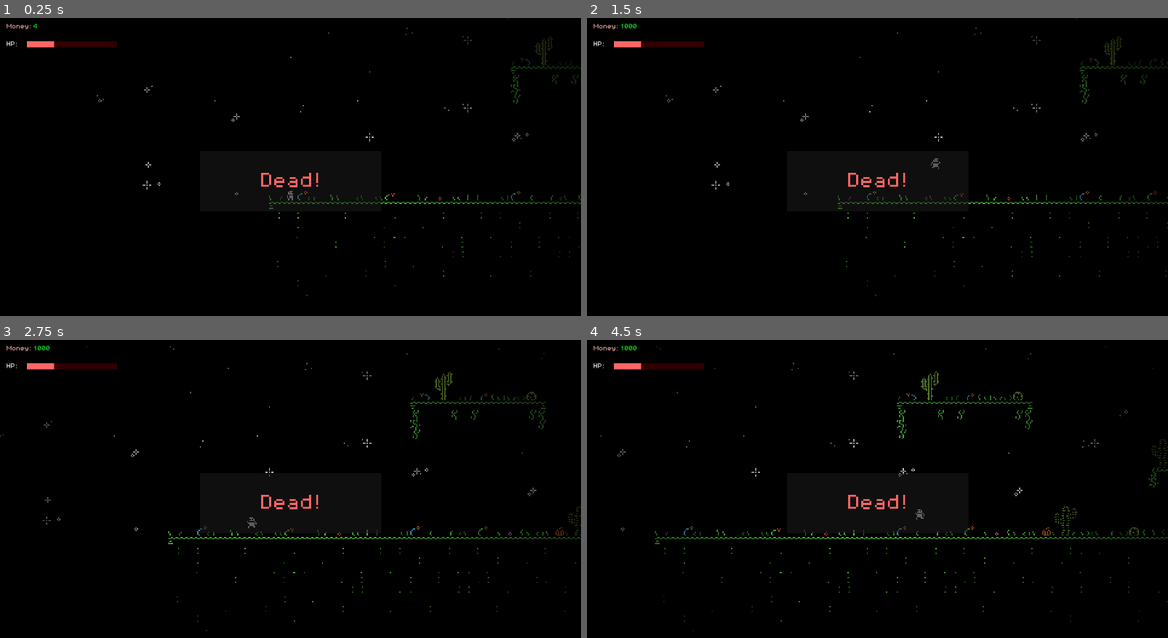
Above: before the commit, frames 1-4 (two rows, left to right).
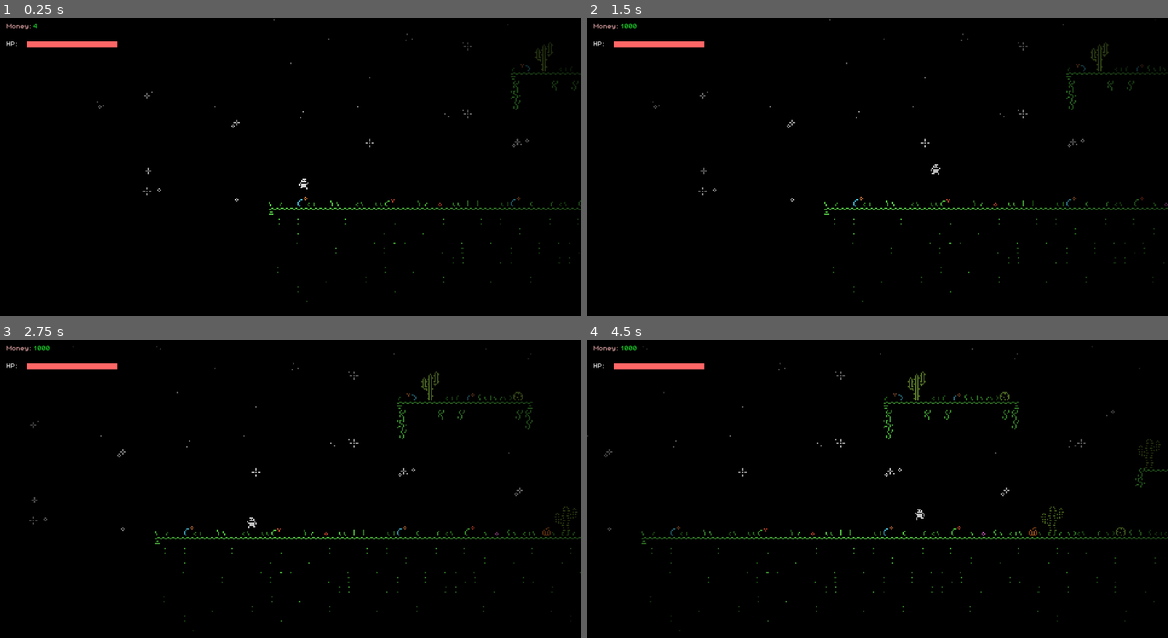
Above: after the commit, the same moments.

Repository: garf/godot-2d-game-template
Game: Godot game, scene res://game/main.tscn
Two runs of this game, one before a commit and one after it. Both use one fixed random seed, a clock stepped at 60 frames per second and the inputs below.
Inputs:
- Up to frame 1 (0.25 s): no input
- Up to frame 2 (1.5 s): tap Enter at 0.5 s; hold Ctrl (crouch) 0.53-1.28 s; hold D (walk_right) from 0.53 s (still down); tap Space (jump) at 0.77, 0.8, 1.07, 1.35 s
- Up to frame 3 (2.75 s): tap Space (jump) at 1.52, 1.82, 2.3 s; tap Ctrl (crouch) at 1.55 s; release D (walk_right) at 2.03 s; hold A (walk_left) from 2.03 s (still down); hold Ctrl (crouch) from 2.03 s (still down)
- Up to frame 4 (4.5 s): release A (walk_left) at 2.78 s; release Ctrl (crouch) at 2.78 s; hold D (walk_right) 2.78-4.28 s; tap Ctrl (crouch) at 2.85, 4.35 s; tap Space (jump) at 3.02, 3.32, 3.6, 3.77, 4.07 s; tap F1 (restart) at 4.15 s; hold A (walk_left) from 4.28 s (still down)

The runs differ from the first frame. In frame 1, 1.7% of the frame differs, in the area x 9-100%, y 0-96%; in frame 2, 2.1%; in frame 3, 2.3%; in frame 4, 2.7%, in the area x 0-100%, y 2-98%.

Commit message:
feat: player vitals

Diff:
--- a/game/components/hp/hp_comp.gd
+++ b/game/components/hp/hp_comp.gd
@@ -1,49 +1,41 @@
 class_name HpComp extends Node
 
 signal hp_depleted
-signal hp_changed
+signal hp_changed(current_hp: float, old_hp: float)
 
 @export var max_hp: float = 4.0: set = set_max_hp
 @export var hp: float = 4.0: set = set_hp
 
 
 func deal_damage(amount: float) -> float:
-	var old_value = hp
-	hp -= amount
-	hp_changed.emit(hp, old_value)
-	if hp <= 0.0:
-		hp_depleted.emit()
-
+	set_hp(hp - amount)
 	return hp
 
 
 func heal(amount: float) -> float:
-	var old_value = hp
-	hp += amount
-	hp = min(hp, max_hp)
-	hp_changed.emit(hp, old_value)
+	set_hp(hp + amount)
 	return hp
 
 
 func heal_full() -> float:
-	var old_value = hp
-	hp = max_hp
-	hp_changed.emit(hp, old_value)
+	set_hp(max_hp)
 	return hp
 
 
 func set_max_hp(amount: float) -> void:
-	var old_value = hp
-	max_hp = amount
-	hp = min(hp, amount)
+	var old_value: float = hp
+	max_hp = maxf(amount, 0.0)
+	hp = clampf(hp, 0.0, max_hp)
 	hp_changed.emit(hp, old_value)
+	if old_value > 0.0 and hp <= 0.0:
+		hp_depleted.emit()
 
 
 func set_hp(amount: float) -> void:
-	var old_value = hp
-	hp = min(max_hp, amount)
+	var old_value: float = hp
+	hp = clampf(amount, 0.0, max_hp)
 	hp_changed.emit(hp, old_value)
-	if hp <= 0.0:
+	if old_value > 0.0 and hp <= 0.0:
 		hp_depleted.emit()
 
 
--- a/game/entities/characters/player/player.gd
+++ b/game/entities/characters/player/player.gd
@@ -8,6 +8,20 @@
 
 @onready var _sprite: AnimatedSprite2D = $PlayerSprites
 @onready var _movement_controller: PlayerMovementController = $MovementController
+@onready var _vitals_controller: PlayerVitalsController = $VitalsController
+@onready var _camera: Camera2D = $Camera2D
+
+
+func _enter_tree() -> void:
+	Events.PLAYER_died.connect(_on_player_died)
+	Events.PLAYER_respawned.connect(_on_player_respawned)
+
+
+func _exit_tree() -> void:
+	if Events.PLAYER_died.is_connected(_on_player_died):
+		Events.PLAYER_died.disconnect(_on_player_died)
+	if Events.PLAYER_respawned.is_connected(_on_player_respawned):
+		Events.PLAYER_respawned.disconnect(_on_player_respawned)
 
 
 func _ready() -> void:
@@ -17,6 +31,9 @@
 
 func _physics_process(delta: float) -> void:
 	_movement_controller.physics_update(delta)
+	if is_dead():
+		return
+
 	_update_animation()
 
 
@@ -38,6 +55,26 @@
 
 func get_facing_direction() -> Vector2:
 	return facing_direction
+
+
+func receive_damage(amount: float) -> float:
+	return _vitals_controller.receive_damage(amount)
+
+
+func die() -> void:
+	_vitals_controller.die()
+
+
+func respawn(global_position: Vector2) -> void:
+	_vitals_controller.respawn(global_position)
+
+
+func is_alive() -> bool:
+	return _vitals_controller.is_alive()
+
+
+func is_dead() -> bool:
+	return _vitals_controller.is_dead()
 
 
 func _sync_facing_visuals() -> void:
@@ -62,3 +99,25 @@
 		return
 
 	_sprite.play(animation)
+
+
+func _stop_camera_following() -> void:
+	var camera_global_position: Vector2 = _camera.global_position
+	_camera.top_level = true
+	_camera.global_position = camera_global_position
+
+
+func _restore_camera_following() -> void:
+	_camera.top_level = false
+	_camera.position = Vector2.ZERO
+
+
+func _on_player_died() -> void:
+	_play_animation(&"death_right")
+	_stop_camera_following()
+
+
+func _on_player_respawned(_global_position: Vector2) -> void:
+	_restore_camera_following()
+	_sync_facing_visuals()
+	_play_animation(&"idle_right")
--- a/game/entities/characters/player/player.tscn
+++ b/game/entities/characters/player/player.tscn
@@ -3,6 +3,8 @@
 [ext_resource type="Script" uid="uid://dsiv7tspf2eel" path="res://game/entities/characters/player/player.gd" id="1_ruxbf"]
 [ext_resource type="Texture2D" uid="uid://m4ubf65w3du2" path="res://assets/art/Heroes-Medium.png" id="2_cetcc"]
 [ext_resource type="Script" path="res://game/entities/characters/player/player_movement_controller.gd" id="3_8es8j"]
+[ext_resource type="Script" path="res://game/entities/characters/player/player_vitals_controller.gd" id="4_vitals"]
+[ext_resource type="Script" path="res://game/components/hp/hp_comp.gd" id="5_hp"]
 
 [sub_resource type="AtlasTexture" id="AtlasTexture_tmnli"]
 atlas = ExtResource("2_cetcc")
@@ -157,6 +159,12 @@
 [node name="MovementController" type="Node" parent="."]
 script = ExtResource("3_8es8j")
 
+[node name="VitalsController" type="Node" parent="."]
+script = ExtResource("4_vitals")
+
+[node name="HpComp" type="Node" parent="VitalsController"]
+script = ExtResource("5_hp")
+
 [node name="CollisionShape2D" type="CollisionShape2D" parent="." unique_id=1979362243]
 position = Vector2(0, -3)
 shape = SubResource("CircleShape2D_gmir5")
--- a/game/entities/characters/player/player_movement_controller.gd
+++ b/game/entities/characters/player/player_movement_controller.gd
@@ -35,6 +35,13 @@
 
 
 func physics_update(delta: float) -> void:
+	if _player.is_dead():
+		_clear_control_state()
+		_apply_gravity(delta)
+		_player.move_and_slide()
+		_was_on_floor = _player.is_on_floor()
+		return
+
 	var input_axis: float = Input.get_axis("walk_left", "walk_right")
 	var on_floor: bool = _player.is_on_floor()
 	var just_landed: bool = on_floor and not _was_on_floor
@@ -185,3 +192,11 @@
 func _stop_slide() -> void:
 	_sliding = false
 	_slide_timer = 0.0
+
+
+func _clear_control_state() -> void:
+	_crouching = false
+	_stop_slide()
+	_coyote_timer = 0.0
+	_jump_buffer_timer = 0.0
+	_remaining_air_jumps = 0
--- /dev/null
+++ b/game/entities/characters/player/player_vitals_controller.gd
@@ -0,0 +1,92 @@
+class_name PlayerVitalsController extends Node
+
+enum State { ALIVE, DEAD }
+
+var state: State = State.ALIVE
+
+@onready var _player: Player = get_parent() as Player
+@onready var _hp_comp: HpComp = $HpComp
+
+
+func _enter_tree() -> void:
+	Events.PLAYER_death_requested.connect(_on_death_requested)
+	Events.PLAYER_respawn_requested.connect(_on_respawn_requested)
+	Events.VIEW_view_loaded.connect(_on_view_loaded)
+
+
+func _ready() -> void:
+	_hp_comp.hp_changed.connect(_on_hp_changed)
+	_hp_comp.hp_depleted.connect(_on_hp_depleted)
+
+
+func _exit_tree() -> void:
+	if Events.PLAYER_death_requested.is_connected(_on_death_requested):
+		Events.PLAYER_death_requested.disconnect(_on_death_requested)
+	if Events.PLAYER_respawn_requested.is_connected(_on_respawn_requested):
+		Events.PLAYER_respawn_requested.disconnect(_on_respawn_requested)
+	if Events.VIEW_view_loaded.is_connected(_on_view_loaded):
+		Events.VIEW_view_loaded.disconnect(_on_view_loaded)
+
+	if _hp_comp.hp_changed.is_connected(_on_hp_changed):
+		_hp_comp.hp_changed.disconnect(_on_hp_changed)
+	if _hp_comp.hp_depleted.is_connected(_on_hp_depleted):
+		_hp_comp.hp_depleted.disconnect(_on_hp_depleted)
+
+
+func receive_damage(amount: float) -> float:
+	if is_dead():
+		return _hp_comp.hp
+
+	return _hp_comp.deal_damage(amount)
+
+
+func die() -> void:
+	if is_dead():
+		return
+
+	state = State.DEAD
+	_hp_comp.set_hp(0.0)
+	Events.PLAYER_died.emit()
+
+
+func respawn(global_position: Vector2) -> void:
+	state = State.ALIVE
+	_player.global_position = global_position
+	_player.velocity = Vector2.ZERO
+	_hp_comp.heal_full()
+	Events.PLAYER_respawned.emit(global_position)
+
+
+func is_alive() -> bool:
+	return state == State.ALIVE
+
+
+func is_dead() -> bool:
+	return state == State.DEAD
+
+
+func _emit_hp_changed(old_hp: float) -> void:
+	Events.PLAYER_hp_changed.emit(_hp_comp.hp, _hp_comp.max_hp, old_hp)
+
+
+func _on_death_requested() -> void:
+	die()
+
+
+func _on_respawn_requested(global_position: Vector2) -> void:
+	respawn(global_position)
+
+
+func _on_view_loaded(view: ViewDb.Keys) -> void:
+	if view != ViewDb.Keys.GAME:
+		return
+
+	_emit_hp_changed(_hp_comp.hp)
+
+
+func _on_hp_changed(_current_hp: float, old_hp: float) -> void:
+	_emit_hp_changed(old_hp)
+
+
+func _on_hp_depleted() -> void:
+	die()
--- /dev/null
+++ b/game/levels/forest_level/forest_map.gd
@@ -0,0 +1,12 @@
+class_name ForestMap extends TileMapLayer
+
+@onready var _kill_zone: Area2D = %KillZone
+
+
+func _ready() -> void:
+	_kill_zone.body_entered.connect(_on_kill_zone_body_entered)
+
+
+func _on_kill_zone_body_entered(body: Node2D) -> void:
+	if body is Player:
+		Events.PLAYER_death_requested.emit()
--- a/game/levels/forest_level/forest_map.tscn
+++ b/game/levels/forest_level/forest_map.tscn
@@ -1,6 +1,7 @@
 [gd_scene format=4 uid="uid://bvosiiu3754y0"]
 
 [ext_resource type="TileSet" uid="uid://boniaau7ima42" path="res://game/tilesets/forest_tileset.tres" id="1_jpomo"]
+[ext_resource type="Script" path="res://game/levels/forest_level/forest_map.gd" id="2_forest_map"]
 
 [sub_resource type="WorldBoundaryShape2D" id="WorldBoundaryShape2D_gmir5"]
 
@@ -9,6 +10,7 @@
 tile_set = ExtResource("1_jpomo")
 rendering_quadrant_size = 8
 physics_quadrant_size = 8
+script = ExtResource("2_forest_map")
 
 [node name="KillZone" type="Area2D" parent="." unique_id=591235494]
 unique_name_in_owner = true
--- a/game/views/game_view/game_view.gd
+++ b/game/views/game_view/game_view.gd
@@ -4,6 +4,8 @@
 
 @onready var _pixel_viewport_container: SubViewportContainer = %PixelViewportContainer
 @onready var _world_viewport: SubViewport = %WorldViewport
+@onready var _player: Player = $PixelViewportContainer/WorldViewport/WorldRoot/Player
+@onready var _respawn_point: Marker2D = $PixelViewportContainer/WorldViewport/WorldRoot/ForestMap/RespawnPoint
 
 
 func _ready() -> void:
@@ -11,12 +13,22 @@
 	_pixel_viewport_container.stretch = true
 	_update_pixel_viewport_layout()
 	get_viewport().size_changed.connect(_update_pixel_viewport_layout)
+	_request_player_respawn()
 	#MusicPlayer.play_file(MusicDb.Keys.DAISY_DANCE, true)
 
 
 func _exit_tree() -> void:
 	if get_viewport().size_changed.is_connected(_update_pixel_viewport_layout):
 		get_viewport().size_changed.disconnect(_update_pixel_viewport_layout)
+
+
+func _process(_delta: float) -> void:
+	if _player.is_dead() and Input.is_action_just_pressed("restart"):
+		_request_player_respawn()
+
+
+func _request_player_respawn() -> void:
+	Events.PLAYER_respawn_requested.emit(_respawn_point.global_position)
 
 
 func _configure_pixel_rendering() -> void:
--- a/game/views/game_view/hud/hud.gd
+++ b/game/views/game_view/hud/hud.gd
@@ -1,11 +1,20 @@
 class_name HudUi extends CanvasLayer
 
 @onready var money_value_label: Label = %MoneyValueLabel
+@onready var _hp_progress_bar: ProgressBar = %HpProgressBar
+@onready var _dead_screen: MarginContainer = %DeadScreen
 
 
 func _enter_tree() -> void:
 	Events.WALLET_money_changed.connect(_on_money_changed)
 	Events.VIEW_view_loaded.connect(_on_view_loaded)
+	Events.PLAYER_hp_changed.connect(_on_player_hp_changed)
+	Events.PLAYER_died.connect(_on_player_died)
+	Events.PLAYER_respawned.connect(_on_player_respawned)
+
+
+func _ready() -> void:
+	_dead_screen.visible = false
 
 
 func _exit_tree() -> void:
@@ -13,6 +22,12 @@
 		Events.WALLET_money_changed.disconnect(_on_money_changed)
 	if Events.VIEW_view_loaded.is_connected(_on_view_loaded):
 		Events.VIEW_view_loaded.disconnect(_on_view_loaded)
+	if Events.PLAYER_hp_changed.is_connected(_on_player_hp_changed):
+		Events.PLAYER_hp_changed.disconnect(_on_player_hp_changed)
+	if Events.PLAYER_died.is_connected(_on_player_died):
+		Events.PLAYER_died.disconnect(_on_player_died)
+	if Events.PLAYER_respawned.is_connected(_on_player_respawned):
+		Events.PLAYER_respawned.disconnect(_on_player_respawned)
 
 
 func _on_view_loaded(view: ViewDb.Keys) -> void:
@@ -23,10 +38,23 @@
 
 
 func _on_money_changed(amount: int, old_amount: int) -> void:
-	var tween = create_tween().set_trans(Tween.TRANS_EXPO)
+	var tween: Tween = create_tween().set_trans(Tween.TRANS_EXPO)
 	tween.tween_method(_render_money, old_amount, amount, 1.5)
 
 
 ## Method for a tween, to produce an amount change animation
 func _render_money(amount: int) -> void:
 	money_value_label.text = str(amount)
+
+
+func _on_player_hp_changed(current_hp: float, max_hp: float, _old_hp: float) -> void:
+	_hp_progress_bar.max_value = max_hp
+	_hp_progress_bar.value = current_hp
+
+
+func _on_player_died() -> void:
+	_dead_screen.visible = true
+
+
+func _on_player_respawned(_global_position: Vector2) -> void:
+	_dead_screen.visible = false
--- a/globals/events.gd
+++ b/globals/events.gd
@@ -12,4 +12,10 @@
 signal WALLET_sync_requested
 signal WALLET_money_changed(amount: int, old_amount: int)
 
+signal PLAYER_hp_changed(current_hp: float, max_hp: float, old_hp: float)
+signal PLAYER_death_requested
+signal PLAYER_died
+signal PLAYER_respawn_requested(global_position: Vector2)
+signal PLAYER_respawned(global_position: Vector2)
+
 @warning_ignore_restore('unused_signal')
Not shown, added: game/entities/characters/player/player_vitals_controller.gd.uid
Not shown, added: game/levels/forest_level/forest_map.gd.uid
Not shown, changed: AGENTS.md
